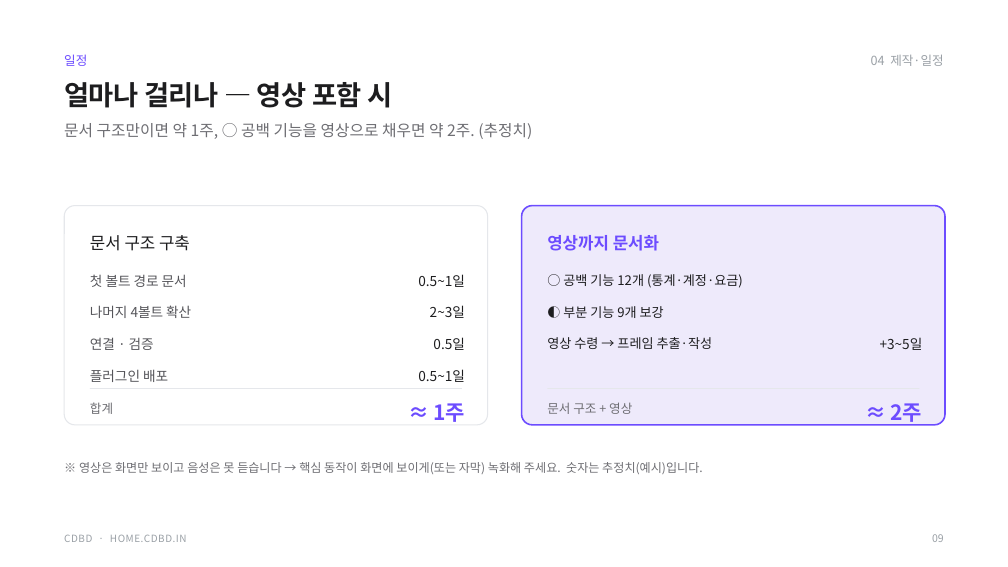
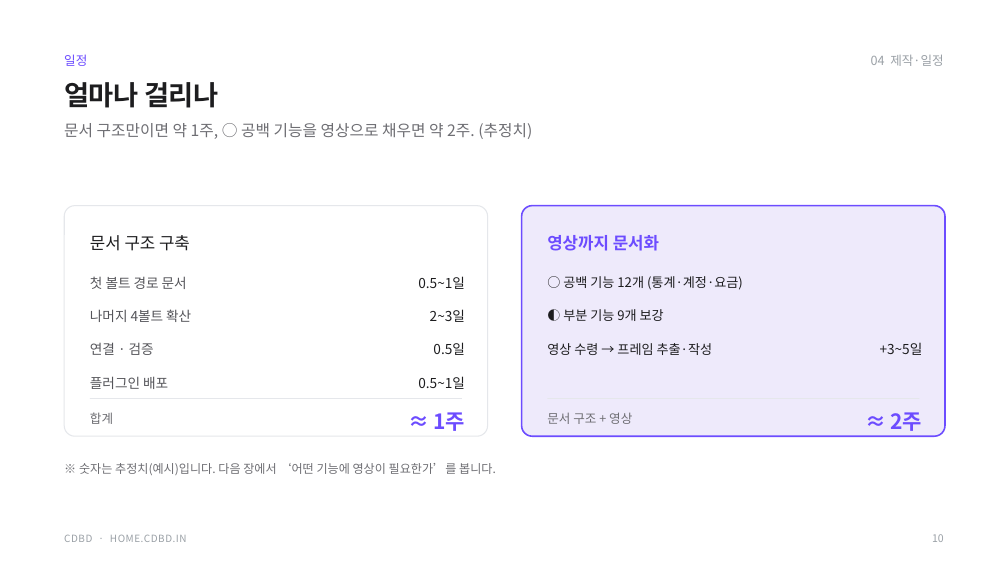
Before and after one commit to CdBd-in/design, a slide deck: slide 11 of CdBd 기능 문서 구조 설계.pptx (slide 10 before the commit). Drawn at 1008x567 pixels with LibreOffice and Linux fonts; fonts in the diff are those of the drawing. Boxes give left, top, right and bottom in pixels: in the first picture for what was removed or moved away, otherwise in the second. Text is boxed around its words. In the diff, an @@ line names an element or a change of style, - is before the commit and + after.

```diff
--- a/CdBd 기능 문서 구조 설계.pptx
+++ b/CdBd 기능 문서 구조 설계.pptx
@@ text at (x1=64, y1=82, x2=219, y2=108): text changed @@
-얼마나 걸리나 — 영상 포함 시
+얼마나 걸리나
@@ rounded rectangle resized from (x1=64, y1=206, x2=488, y2=425) to (x1=64, y1=206, x2=488, y2=436) @@
@@ rounded rectangle at (x1=64, y1=206, x2=488, y2=436): proportions changed @@
@@ rounded rectangle at (x1=522, y1=206, x2=945, y2=436): proportions changed @@
@@ rounded rectangle resized from (x1=522, y1=206, x2=945, y2=425) to (x1=522, y1=206, x2=945, y2=436) @@
@@ 8 texts moved together from (x1=90, y1=305, x2=923, y2=382) to (x1=90, y1=309, x2=923, y2=389) @@
@@ 4 texts, 2 lines moved together from (x1=90, y1=389, x2=923, y2=425) to (x1=90, y1=399, x2=923, y2=431) @@
@@ text at (x1=79, y1=463, x2=496, y2=475): text changed @@
-※ 영상은 화면만 보이고 음성은 못 듣습니다 → 핵심 동작이 화면에 보이게(또는 자막) 녹화해 주세요. 숫자는 추정치(예시)입니다.
+※ 숫자는 추정치(예시)입니다. 다음 장에서 ‘어떤 기능에 영상이 필요한가’를 봅니다.
@@ text at (x1=932, y1=534, x2=944, y2=542): text changed @@
-09
+10
```
Also in this commit, not shown: 5 other slides changed, 7 slides added, 5 slides removed.
